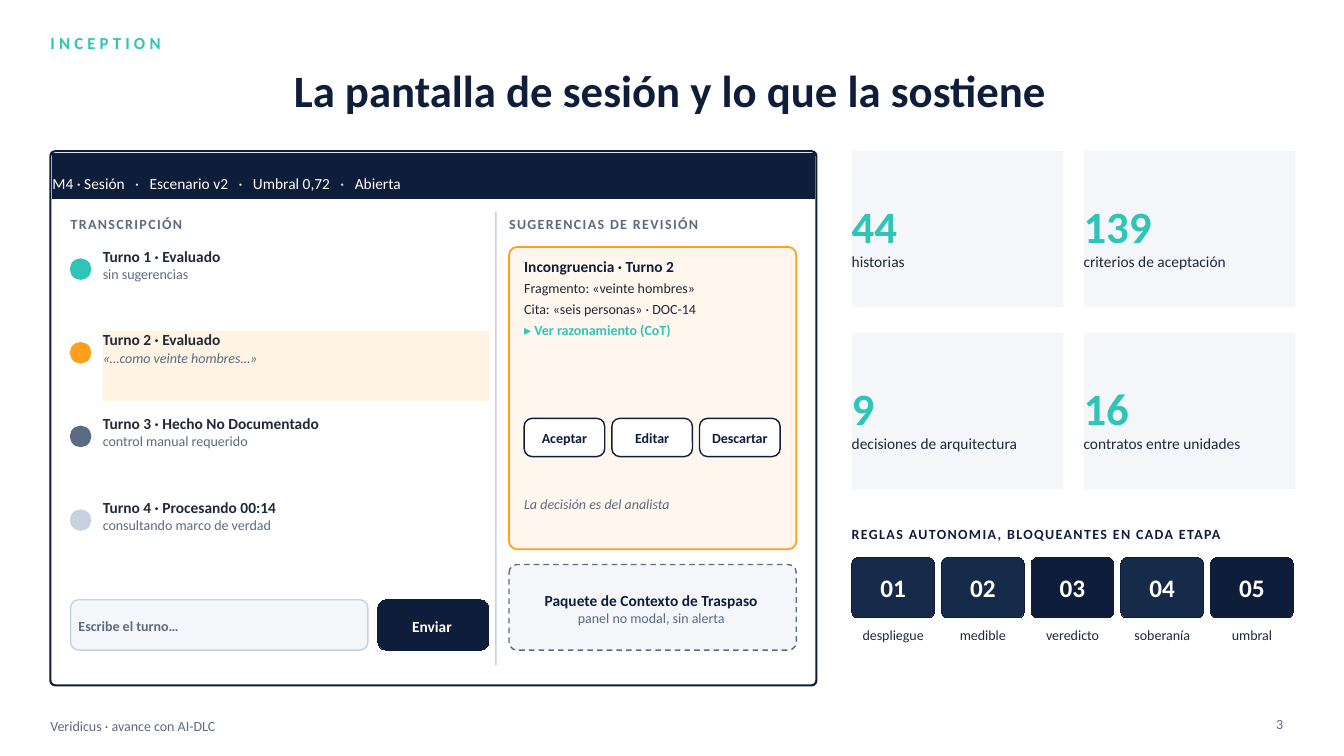
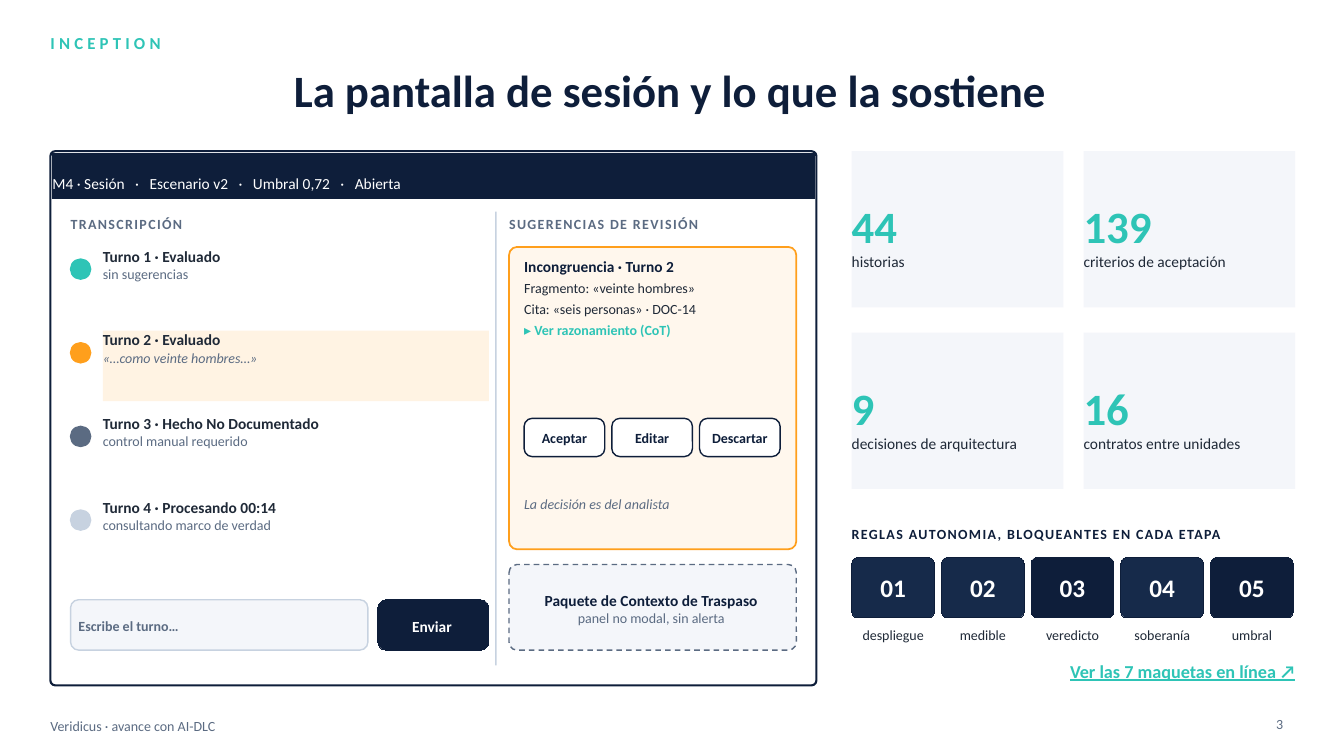
Before and after one commit to freyesJaveriana/tai, a slide deck: slide 3 of presentations/Veridicus_AIDLC_avance.pptx. Drawn at 1344x756 pixels with LibreOffice and Linux fonts; fonts in the diff are those of the drawing. Boxes give left, top, right and bottom in pixels: in the first picture for what was removed or moved away, otherwise in the second. Text is boxed around its words. In the diff, an @@ line names an element or a change of style, - is before the commit and + after.

```diff
--- a/presentations/Veridicus_AIDLC_avance.pptx
+++ b/presentations/Veridicus_AIDLC_avance.pptx
@@ text added at <box>1070,665,1276,681</box>, 13 pt, text #2EC4B6, bold, underline @@
+Ver las 7 maquetas en línea ↗
```
